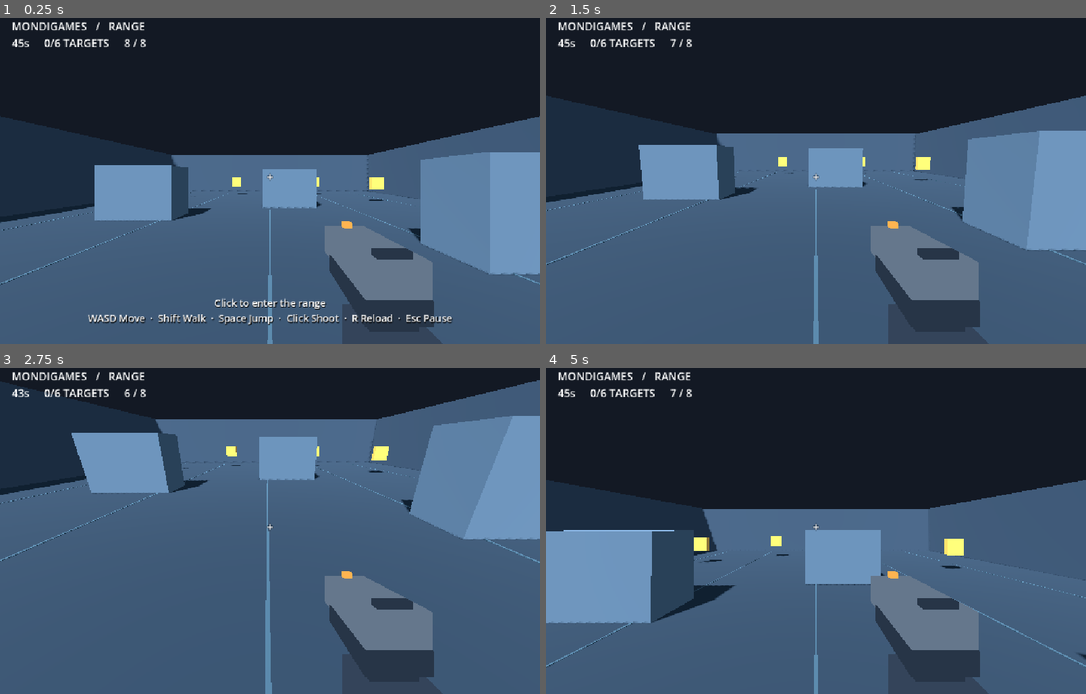
Above: before the commit, frames 1-4 (two rows, left to right).
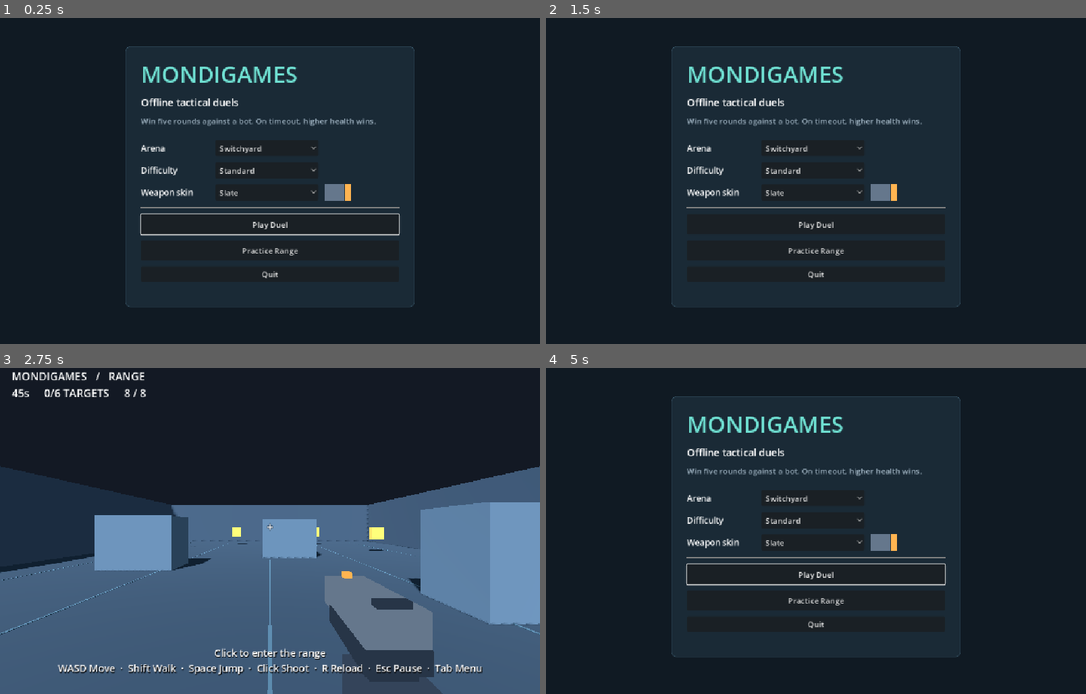
Above: after the commit, the same moments.

Repository: Armond-Guze/mondigames
Game: Godot game, scene res://menu.tscn
Two runs of this game, one before a commit and one after it. Both use one fixed random seed, a clock stepped at 60 frames per second and the inputs below. Before the commit the project starts from res://arena.tscn.
Inputs (mouse positions are in pixels of both pictures, inside the frame that each line leads up to):
- Up to frame 1 (0.25 s): no input
- Up to frame 2 (1.5 s): click (810, 171) at 0.5 s, where only the run after the commit has a clickable "Standard"; click (810, 194) at 1.25 s, where only the run after the commit has a clickable "Slate"
- Up to frame 3 (2.75 s): click (270, 599) at 2 s, where only the run after the commit has a clickable "Practice Range"
- Up to frame 4 (5 s): tap Enter at 2.75, 3.05, 4.25, 4.35 s; move the mouse to (843, 524) at 2.77 s; hold W 2.78-3.5 s; tap Tab at 2.85, 4.55 s; click (843, 524) at 2.92 s; tap Space at 3.02, 4.52 s; click (816, 573) at 3.5 s, where only the run after the commit has a clickable "Play Duel"; move the mouse to (789, 527) at 4.27 s; hold W from 4.28 s (still down); click (789, 527) at 4.42 s

The runs differ from the first frame. In frame 1, 63% of the frame differs, in the area x 0-100%, y 1-100%; in frame 2, 69%; in frame 3, 45%; in frame 4, 60%.

Commit message:
Add complete offline duels, arena selection, and weapon skins

Diff:
--- a/arena.gd
+++ b/arena.gd
@@ -8,6 +8,9 @@
 	Vector3(-7, 1.15, -6), Vector3(-3, 1.15, -9), Vector3(0, 1.15, -7),
 	Vector3(4, 1.15, -9), Vector3(7, 1.15, -4), Vector3(6, 1.15, 3)
 ]
+
+const Profile = preload("res://profile.gd")
+const MENU := "res://menu.tscn"
 
 var player := Player.new()
 var targets := Node3D.new()
@@ -36,6 +39,17 @@
 	sun.shadow_enabled = true
 	add_child(sun)
 
+	build_map()
+	add_child(targets)
+	add_child(player)
+	shot_sound.stream = preload("res://shot.wav")
+	shot_sound.volume_db = -8.0
+	shot_sound.max_polyphony = 3
+	add_child(shot_sound)
+	build_hud()
+	reset_round()
+
+func build_map() -> void:
 	var concrete := Color("#39495c")
 	var cover := Color("#52677d")
 	box(self, Vector3(0, -0.25, 0), Vector3(22, 0.5, 26), Color("#283747"))
@@ -47,14 +61,6 @@
 		box(self, position, Vector3(2.8, 2, 1.5), cover)
 	for x in [-8, -4, 0, 4, 8]:
 		box(self, Vector3(x, 0.005, 0), Vector3(0.045, 0.01, 24), Color("#3f596b"))
-	add_child(targets)
-	add_child(player)
-	shot_sound.stream = preload("res://shot.wav")
-	shot_sound.volume_db = -8.0
-	shot_sound.max_polyphony = 3
-	add_child(shot_sound)
-	build_hud()
-	reset_round()
 
 func box(parent: Node3D, center: Vector3, size: Vector3, color: Color) -> StaticBody3D:
 	var body := StaticBody3D.new()
@@ -102,12 +108,14 @@
 	overlay.mouse_filter = Control.MOUSE_FILTER_IGNORE
 	layer.add_child(overlay)
 
-func reset_round() -> void:
+func clear_targets() -> void:
 	for target in targets.get_children():
 		targets.remove_child(target)
 		target.queue_free()
-	for position in TARGET_POSITIONS:
-		box(targets, position, Vector3(0.8, 0.8, 0.28), Color("#ffb451"))
+
+func reset_round() -> void:
+	clear_targets()
+	spawn_targets()
 	player.position = SPAWN
 	player.rotation = Vector3.ZERO
 	player.camera.rotation = Vector3.ZERO
@@ -121,17 +129,23 @@
 	hit_marker_left = 0.0
 	shot_queued = false
 
+func spawn_targets() -> void:
+	for position in TARGET_POSITIONS:
+		box(targets, position, Vector3(0.8, 0.8, 0.28), Color("#ffb451"))
+
 func _unhandled_input(event: InputEvent) -> void:
 	if event is InputEventKey and event.pressed and not event.echo:
 		match event.physical_keycode:
+			KEY_TAB:
+				Input.mouse_mode = Input.MOUSE_MODE_VISIBLE
+				get_tree().change_scene_to_file(MENU)
 			KEY_ESCAPE:
 				Input.mouse_mode = Input.MOUSE_MODE_VISIBLE
 			KEY_R:
 				if Input.mouse_mode == Input.MOUSE_MODE_CAPTURED and not finished and ammo < MAGAZINE:
 					reload_left = 0.85
 			KEY_ENTER:
-				reset_round()
-				Input.mouse_mode = Input.MOUSE_MODE_CAPTURED
+				advance_round()
 	if event is InputEventMouseButton and event.pressed and event.button_index == MOUSE_BUTTON_LEFT:
 		if finished:
 			return
@@ -153,11 +167,18 @@
 	if not result.is_empty() and result.collider.get_parent() == targets:
 		hits += 1
 		hit_marker_left = 0.18
-		targets.remove_child(result.collider)
-		result.collider.queue_free()
-		if hits == TARGET_POSITIONS.size():
-			finish_round()
+		handle_hit(result.collider)
 	player.camera.rotation.x = minf(player.camera.rotation.x + 0.012, 1.45)
+
+func handle_hit(target: Node3D) -> void:
+	targets.remove_child(target)
+	target.queue_free()
+	if hits == TARGET_POSITIONS.size():
+		finish_round()
+
+func advance_round() -> void:
+	reset_round()
+	Input.mouse_mode = Input.MOUSE_MODE_CAPTURED
 
 func finish_round() -> void:
 	finished = true
@@ -177,18 +198,29 @@
 				ammo = MAGAZINE
 		if time_left == 0.0:
 			finish_round()
+		else:
+			update_opponent(delta)
 
 	hit_marker_left = maxf(0.0, hit_marker_left - delta)
 	crosshair.text = "×" if hit_marker_left > 0.0 else "+"
 	crosshair.modulate = Color("#ffce79") if hit_marker_left > 0.0 else Color.WHITE
 
+	update_hud()
+
+func update_opponent(_delta: float) -> void:
+	pass
+
+func ammo_label() -> String:
 	var ammo_text := "%d / %d" % [ammo, MAGAZINE]
 	if reload_left > 0.0:
 		ammo_text = "RELOADING"
 	elif ammo == 0:
 		ammo_text = "EMPTY  [R]"
+	return ammo_text
+
+func update_hud() -> void:
 	hud.text = "MONDIGAMES   /   RANGE\n%02ds     %d/%d TARGETS     %s" % [
-		ceili(time_left), hits, TARGET_POSITIONS.size(), ammo_text
+		ceili(time_left), hits, TARGET_POSITIONS.size(), ammo_label()
 	]
 	overlay.text = ""
 	if finished:
@@ -198,4 +230,4 @@
 		var accuracy := roundi(100.0 * hits / maxi(shots, 1))
 		overlay.text = "%s   /   %d%% ACCURACY\nPress Enter to restart" % [result_text, accuracy]
 	elif Input.mouse_mode != Input.MOUSE_MODE_CAPTURED:
-		overlay.text = "Click to enter the range\nWASD Move  ·  Shift Walk  ·  Space Jump  ·  Click Shoot  ·  R Reload  ·  Esc Pause"
+		overlay.text = "Click to enter the range\nWASD Move  ·  Shift Walk  ·  Space Jump  ·  Click Shoot  ·  R Reload  ·  Esc Pause  ·  Tab Menu"
--- /dev/null
+++ b/duel.gd
@@ -0,0 +1,149 @@
+extends "res://arena.gd"
+
+const WIN_SCORE := 5
+const BOT_POS := Vector3(0, 0.95, -8.5)
+const MAP_NAMES := ["Switchyard", "Foundry"]
+const DIFFICULTIES := ["Standard", "Veteran"]
+
+var map_index := Profile.choice("map", MAP_NAMES.size())
+var veteran := Profile.choice("difficulty", DIFFICULTIES.size()) == 1
+var bot: StaticBody3D
+var player_score := 0
+var bot_score := 0
+var player_health := 100
+var bot_health := 100
+var bot_clock := 0.0
+var bot_cooldown := 1.0
+var result_text := ""
+var damage_flash := ColorRect.new()
+var opponent_sound := AudioStreamPlayer3D.new()
+
+func _ready() -> void:
+	super._ready()
+	opponent_sound.stream = preload("res://shot.wav")
+	opponent_sound.volume_db = -10.0
+	opponent_sound.pitch_scale = 0.8
+	add_child(opponent_sound)
+	var layer := CanvasLayer.new()
+	layer.layer = 0
+	add_child(layer)
+	damage_flash.set_anchors_and_offsets_preset(Control.PRESET_FULL_RECT)
+	damage_flash.mouse_filter = Control.MOUSE_FILTER_IGNORE
+	damage_flash.color = Color(0.8, 0.06, 0.04, 0.0)
+	layer.add_child(damage_flash)
+
+func build_map() -> void:
+	var foundry := map_index == 1
+	var walls := Color("#474453") if foundry else Color("#3c535d")
+	var floor_color := Color("#302b32") if foundry else Color("#233139")
+	var trim := Color("#d98a50") if foundry else Color("#5bb4b3")
+	box(self, Vector3(0, -0.25, 0), Vector3(22, 0.5, 26), floor_color)
+	for z in [-13, 13]:
+		box(self, Vector3(0, 2.6, z), Vector3(22, 5.2, 0.5), walls)
+		box(self, Vector3(0, 3.4, z * 0.975), Vector3(21.4, 0.11, 0.08), trim)
+	for x in [-11, 11]:
+		box(self, Vector3(x, 2.6, 0), Vector3(0.5, 5.2, 26), walls)
+		box(self, Vector3(x * 0.975, 3.4, 0), Vector3(0.08, 0.11, 25), trim)
+	for x in [-8, -4, 0, 4, 8]:
+		box(self, Vector3(x, 0.003, 0), Vector3(0.045, 0.006, 24), walls)
+	var cover := [Vector3(-5, 0, 2), Vector3(4, 0, -3), Vector3(0, 0, -1)]
+	if foundry:
+		cover = [Vector3(-6, 0, -3), Vector3(6, 0, 2), Vector3(-2, 0, 4), Vector3(2, 0, -4)]
+	for center: Vector3 in cover:
+		box(self, center + Vector3.UP, Vector3(3, 2, 1.65), walls.lightened(0.13))
+		box(self, center + Vector3(0, 2.035, 0), Vector3(3.02, 0.07, 1.67), trim)
+
+func reset_round() -> void:
+	super.reset_round()
+	player_health = 100
+	bot_health = 100
+	bot_clock = 0.0
+	bot_cooldown = 1.0
+	result_text = ""
+	damage_flash.color.a = 0.0
+
+func spawn_targets() -> void:
+	bot = box(targets, BOT_POS, Vector3(0.72, 1.7, 0.55), Color("#973f43"))
+	var hitbox_mesh := bot.get_child(1) as MeshInstance3D
+	hitbox_mesh.hide()
+	bot_part(Vector3(0, 0.59, 0), Vector3(0.44, 0.49, 0.42), Color("#56353c"))
+	bot_part(Vector3(0, 0.65, 0.22), Vector3(0.37, 0.12, 0.025), Color("#ffbc71"))
+	bot_part(Vector3(0, 0.09, 0), Vector3(0.64, 0.56, 0.48), Color("#973f43"))
+	for side in [-1, 1]:
+		bot_part(Vector3(0.18 * side, -0.51, 0), Vector3(0.24, 0.7, 0.39), Color("#653c49"))
+
+func bot_part(center: Vector3, size: Vector3, color: Color) -> void:
+	var part := box(bot, center, size, color)
+	part.collision_layer = 0
+	part.collision_mask = 0
+
+func advance_round() -> void:
+	if not finished:
+		Input.mouse_mode = Input.MOUSE_MODE_CAPTURED
+		return
+	if maxi(player_score, bot_score) == WIN_SCORE:
+		player_score = 0
+		bot_score = 0
+	super.advance_round()
+
+func handle_hit(_target: Node3D) -> void:
+	bot_health = maxi(0, bot_health - 34)
+	if bot_health == 0:
+		bot.hide()
+		finish_round()
+
+func finish_round() -> void:
+	if finished:
+		return
+	super.finish_round()
+	if bot_health == 0 or (time_left == 0.0 and player_health > bot_health):
+		player_score += 1
+		result_text = "ROUND WON"
+	elif player_health == 0 or bot_health > player_health:
+		bot_score += 1
+		result_text = "ROUND LOST"
+	else:
+		result_text = "ROUND DRAW"
+
+func update_opponent(delta: float) -> void:
+	bot_clock += delta * (1.1 if veteran else 0.83)
+	bot.position.x = sin(bot_clock) * 8.0
+	bot_cooldown = maxf(0.0, bot_cooldown - delta)
+	if bot_cooldown > 0.0:
+		return
+	var origin := bot.global_position + Vector3(0, 0.5, 0)
+	var ray := PhysicsRayQueryParameters3D.create(origin, player.camera.global_position)
+	ray.exclude = [bot.get_rid()]
+	var result := get_world_3d().direct_space_state.intersect_ray(ray)
+	if result.get("collider") != player:
+		return
+	bot_cooldown = randf_range(0.7, 1.05) if veteran else randf_range(1.1, 1.55)
+	opponent_sound.position = origin
+	opponent_sound.play()
+	var chance := 0.66 if veteran else 0.46
+	chance -= minf(player.velocity.length() * 0.045, 0.24)
+	if randf() < chance:
+		player_health = maxi(0, player_health - (25 if veteran else 20))
+		damage_flash.color.a = 0.38
+		if player_health == 0:
+			finish_round()
+
+func _process(delta: float) -> void:
+	damage_flash.color.a = move_toward(damage_flash.color.a, 0.0, delta * 1.7)
+
+func update_hud() -> void:
+	var map_name: String = MAP_NAMES[map_index]
+	hud.text = "%s   ·   FIRST TO %d\nYOU %d  —  %d BOT    %02ds\nHP %d     BOT HP %d     %s" % [
+		map_name.to_upper(), WIN_SCORE, player_score, bot_score, ceili(time_left),
+		player_health, bot_health, ammo_label()
+	]
+	overlay.text = ""
+	if finished:
+		if maxi(player_score, bot_score) == WIN_SCORE:
+			overlay.text = "%s   ·   %d–%d\nEnter Rematch  ·  Tab Menu" % [
+				"MATCH WON" if player_score == WIN_SCORE else "MATCH LOST", player_score, bot_score
+			]
+		else:
+			overlay.text = "%s\nEnter Next Round  ·  Tab Menu" % result_text
+	elif Input.mouse_mode != Input.MOUSE_MODE_CAPTURED:
+		overlay.text = "Click to play   ·   Tab Menu\nWASD Move  ·  Shift Walk  ·  Space Jump  ·  R Reload"
--- /dev/null
+++ b/duel.tscn
@@ -0,0 +1,6 @@
+[gd_scene load_steps=2 format=3]
+
+[ext_resource type="Script" path="res://duel.gd" id="1"]
+
+[node name="Duel" type="Node3D"]
+script = ExtResource("1")
--- /dev/null
+++ b/menu.gd
@@ -0,0 +1,117 @@
+extends Control
+
+const Profile = preload("res://profile.gd")
+const Duel = preload("res://duel.gd")
+const ACCENT := Color("#6fe0d2")
+const MUTED := Color("#a3b7c6")
+
+var swatch := ColorRect.new()
+var trim_swatch := ColorRect.new()
+var status: Label
+
+func _ready() -> void:
+	Input.mouse_mode = Input.MOUSE_MODE_VISIBLE
+	var backdrop := ColorRect.new()
+	backdrop.color = Color("#101a23")
+	backdrop.set_anchors_and_offsets_preset(Control.PRESET_FULL_RECT)
+	add_child(backdrop)
+	var center := CenterContainer.new()
+	center.set_anchors_and_offsets_preset(Control.PRESET_FULL_RECT)
+	add_child(center)
+	var panel := PanelContainer.new()
+	panel.custom_minimum_size.x = 590
+	panel.add_theme_stylebox_override("panel", panel_style())
+	center.add_child(panel)
+	var column := VBoxContainer.new()
+	column.add_theme_constant_override("separation", 12)
+	panel.add_child(column)
+
+	var title := label("MONDIGAMES", 46, ACCENT)
+	column.add_child(title)
+	column.add_child(label("Offline tactical duels", 20, Color.WHITE))
+	column.add_child(label("Win five rounds against a bot. On timeout, higher health wins.", 16, MUTED))
+	column.add_child(HSeparator.new())
+	add_option(column, "Arena", "map", Duel.MAP_NAMES)
+	add_option(column, "Difficulty", "difficulty", Duel.DIFFICULTIES)
+	var names: Array = []
+	for palette: Array in Profile.SKINS:
+		names.append(palette[0])
+	var skin_row := add_option(column, "Weapon skin", "skin", names)
+	var preview := HBoxContainer.new()
+	preview.add_theme_constant_override("separation", 2)
+	swatch.custom_minimum_size = Vector2(40, 18)
+	trim_swatch.custom_minimum_size = Vector2(12, 18)
+	preview.add_child(swatch)
+	preview.add_child(trim_swatch)
+	skin_row.add_child(preview)
+	update_skin(Profile.choice("skin", names.size()))
+
+	column.add_child(HSeparator.new())
+	var duel_button := add_button(column, "Play Duel", "res://duel.tscn")
+	add_button(column, "Practice Range", "res://arena.tscn")
+	var quit := Button.new()
+	quit.text = "Quit"
+	quit.pressed.connect(get_tree().quit)
+	column.add_child(quit)
+	status = label("", 15, Color("#ffc594"))
+	column.add_child(status)
+	duel_button.grab_focus()
+
+func panel_style() -> StyleBoxFlat:
+	var style := StyleBoxFlat.new()
+	style.bg_color = Color("#1a2a36")
+	style.border_color = Color("#345061")
+	style.set_border_width_all(1)
+	style.set_corner_radius_all(10)
+	style.content_margin_left = 32
+	style.content_margin_right = 32
+	style.content_margin_top = 24
+	style.content_margin_bottom = 18
+	return style
+
+func label(value: String, size: int, color: Color) -> Label:
+	var node := Label.new()
+	node.text = value
+	node.add_theme_font_size_override("font_size", size)
+	node.add_theme_color_override("font_color", color)
+	return node
+
+func add_option(column: VBoxContainer, caption: String, key: String, choices: Array) -> HBoxContainer:
+	var row := HBoxContainer.new()
+	row.add_theme_constant_override("separation", 12)
+	var description := label(caption, 17, Color.WHITE)
+	description.custom_minimum_size.x = 140
+	row.add_child(description)
+	var options := OptionButton.new()
+	options.custom_minimum_size = Vector2(210, 33)
+	for choice: String in choices:
+		options.add_item(choice)
+	options.select(Profile.choice(key, choices.size()))
+	options.item_selected.connect(func(index: int) -> void:
+		var error := Profile.save_choice(key, index)
+		if error != OK:
+			options.select(Profile.choice(key, choices.size()))
+			status.text = "Could not save this setting."
+			return
+		status.text = ""
+		if key == "skin":
+			update_skin(index)
+	)
+	row.add_child(options)
+	column.add_child(row)
+	return row
+
+func update_skin(index: int) -> void:
+	swatch.color = Color(Profile.SKINS[index][1])
+	trim_swatch.color = Color(Profile.SKINS[index][2])
+
+func add_button(column: VBoxContainer, caption: String, scene: String) -> Button:
+	var button := Button.new()
+	button.text = caption
+	button.custom_minimum_size.y = 41
+	button.pressed.connect(func() -> void:
+		if get_tree().change_scene_to_file(scene) != OK:
+			status.text = "Could not load this mode."
+	)
+	column.add_child(button)
+	return button
--- /dev/null
+++ b/menu.tscn
@@ -0,0 +1,12 @@
+[gd_scene load_steps=2 format=3]
+
+[ext_resource type="Script" path="res://menu.gd" id="1"]
+
+[node name="Menu" type="Control"]
+layout_mode = 3
+anchors_preset = 15
+anchor_right = 1.0
+anchor_bottom = 1.0
+grow_horizontal = 2
+grow_vertical = 2
+script = ExtResource("1")
--- /dev/null
+++ b/profile.gd
@@ -0,0 +1,22 @@
+extends RefCounted
+
+const PATH := "user://profile.cfg"
+const SKINS := [
+	["Slate", "#65778c", "#ffb451"],
+	["Ember", "#a93645", "#ffd78d"],
+	["Glacier", "#53a9bb", "#d8faff"],
+	["Jade", "#377952", "#c1ec93"],
+	["Violet", "#7955ae", "#ffd0f5"],
+	["Carbon", "#242b3a", "#f3c976"]
+]
+
+static func choice(key: String, count: int) -> int:
+	var config := ConfigFile.new()
+	config.load(PATH)
+	return clampi(int(config.get_value("options", key, 0)), 0, count - 1)
+
+static func save_choice(key: String, value: int) -> Error:
+	var config := ConfigFile.new()
+	config.load(PATH)
+	config.set_value("options", key, value)
+	return config.save(PATH)
--- a/project.godot
+++ b/project.godot
@@ -10,8 +10,8 @@
 
 [application]
 
-config/name="MondiGames - Prototype"
-run/main_scene="res://arena.tscn"
+config/name="MondiGames"
+run/main_scene="res://menu.tscn"
 config/features=PackedStringArray("4.7")
 
 [display]
--- a/weapon_view.gd
+++ b/weapon_view.gd
@@ -1,12 +1,15 @@
 extends Node3D
+
+const Profile = preload("res://profile.gd")
 
 const REST := Vector3(0.09, -0.075, -0.19)
 
 func _ready() -> void:
 	position = REST
 	var body := Color("#283647")
-	var slide := Color("#65778c")
-	var accent := Color("#ffb451")
+	var palette: Array = Profile.SKINS[Profile.choice("skin", Profile.SKINS.size())]
+	var slide := Color(palette[1])
+	var accent := Color(palette[2])
 	part(Vector3.ZERO, Vector3(0.046, 0.032, 0.103), slide)
 	part(Vector3(0, -0.02, 0.011), Vector3(0.048, 0.018, 0.083), body)
 	part(Vector3(0, -0.044, 0.029), Vector3(0.036, 0.045, 0.035), body)
Not shown, added: duel.gd.uid
Not shown, added: menu.gd.uid
Not shown, added: profile.gd.uid
